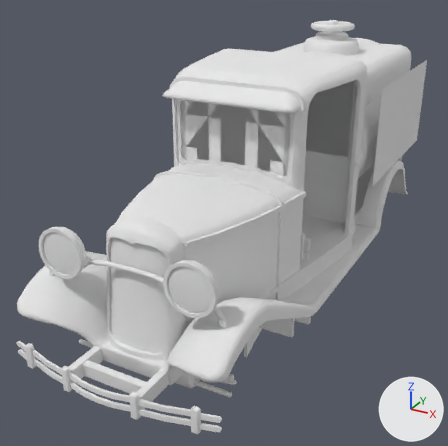
The Blender file Vehicles/Vehicles_Cars/Vehicle_Car_TruckSmall/Vehicle_Car_TruckSmall.blend: old version first, new version second.
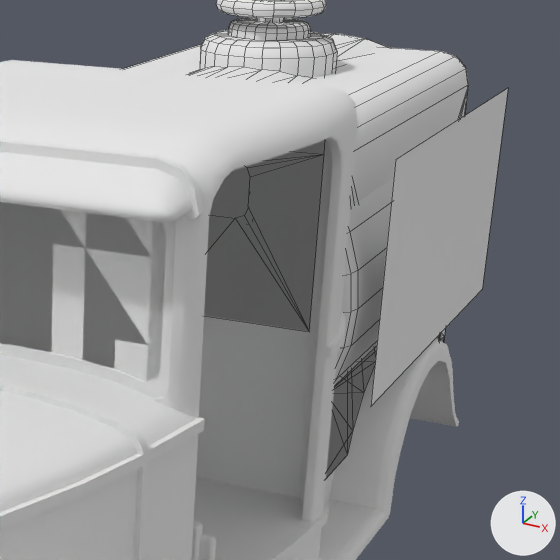
There are two pictures of each version: one whole from a 50 mm lens placed at (2.44, -4.86, 3.31), pointed at (-0.33, 0.18, 0.79), one close up on the part from 50% to 100% of the width and 5% to 56% of the height. Every picture has the same lights, and +X, +Y and +Z are marked at lower right. The last two pictures show the newer version. The close-ups show mesh edges as thin lines.

Names of what the first close-up shows: 'Vehicle_Car_TruckSmall_Base', 'Vehicle_Car_TruckSmall_Cargo', 'Vehicle_Car_TruckSmall_CargoPoster', 'Vehicle_Car_TruckSmall_Farmer', 'Vehicle_Car_TruckSmall_FarmerDoor', 'Vehicle_Car_TruckSmall_Tanker'.
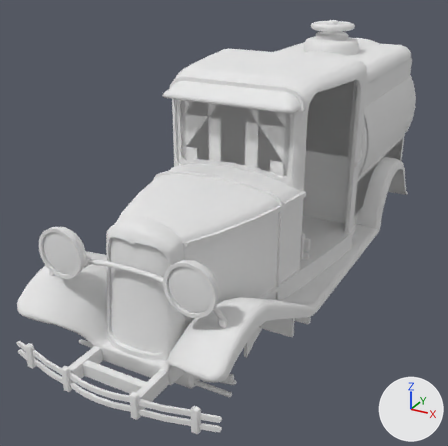
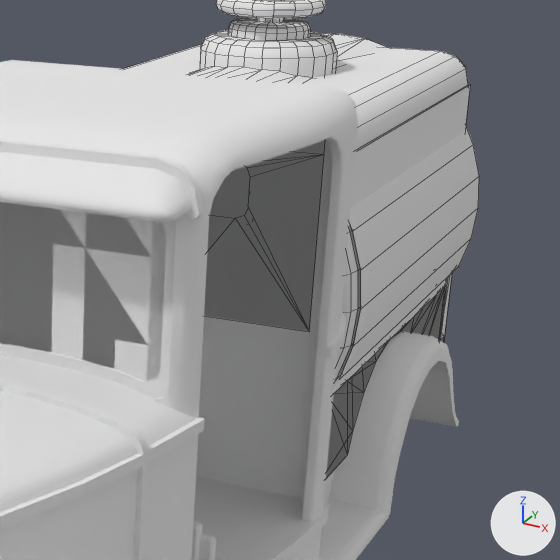
Changed parts and their boxes [x1, y1, x2, y2] in the close-ups (560 x 560 px):
```json
{"object": "Vehicle_Car_TruckSmall_CargoPoster", "change": "moved, rescaled", "before": [371, 88, 508, 406], "after": [334, 86, 470, 393]}
{"object": "Vehicle_Car_TruckSmall_TankerPoster", "change": "reshaped", "after": [340, 127, 479, 379], "on screen": "not visible before"}
```

Scene script edits in JSON lines:
```json
{"block": "me_vehicle_car_trucksmall_cargoposter", "where": "# used by ob_vehicle_car_trucksmall_cargoposter; location = (0.0, 0.0, 0.0)"}
{"op": "remove", "block": "me_vehicle_car_trucksmall_cargoposter", "code": "me_vehicle_car_trucksmall_cargoposter.from_pydata(...)  # 8 vertices, 2 faces; spans x -0.71..0.89, y 1.1..3.05, z 1.1..2.1"}
{"op": "add", "block": "me_vehicle_car_trucksmall_cargoposter", "code": "me_vehicle_car_trucksmall_cargoposter.from_pydata(...)  # 8 vertices, 2 faces; spans x -0.71..0.71, y 1.1..3.05, z 1.1..2.1"}
{"block": "me_vehicle_car_trucksmall_cargoposter", "change": "me_vehicle_car_trucksmall_cargoposter part 1: the whole mesh is scaled about its middle by (0.888, 1, 1), then moved by (-0.09, 0.0, 0.0)"}
{"block": "me_vehicle_car_trucksmall_tankerposter", "where": "# used by ob_vehicle_car_trucksmall_tankerposter; location = (0.0, 0.0, 0.0)"}
{"op": "remove", "block": "me_vehicle_car_trucksmall_tankerposter", "code": "me_vehicle_car_trucksmall_tankerposter.from_pydata(...)  # 16 vertices, 7 faces; spans x -0.81..-0.45, y 1.1..3.1, z 1.19..2.17"}
{"op": "add", "block": "me_vehicle_car_trucksmall_tankerposter", "code": "me_vehicle_car_trucksmall_tankerposter.from_pydata(...)  # 32 vertices, 14 faces; spans x -0.81..0.81, y 1.1..3.1, z 1.19..2.17"}
{"block": "me_vehicle_car_trucksmall_tankerposter", "change": "me_vehicle_car_trucksmall_tankerposter part 2: the loose piece of 16 vertices spanning x -0.81..-0.45, y 1.1..3.1, z 1.19..2.17 is copied, and the copy is mirrored in x about the mesh origin; it spans x 0.45..0.81, y 1.1..3.1, z 1.19..2.17"}
```
